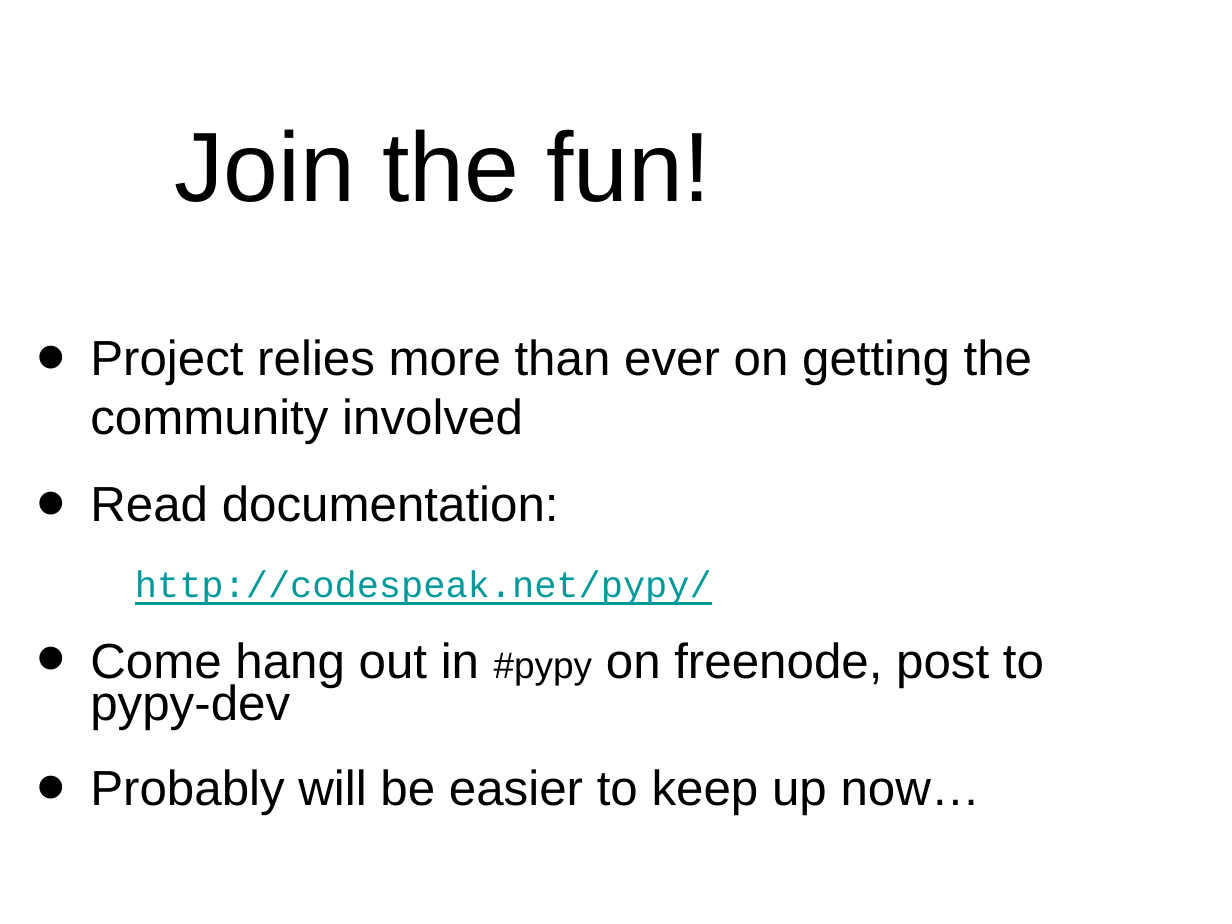
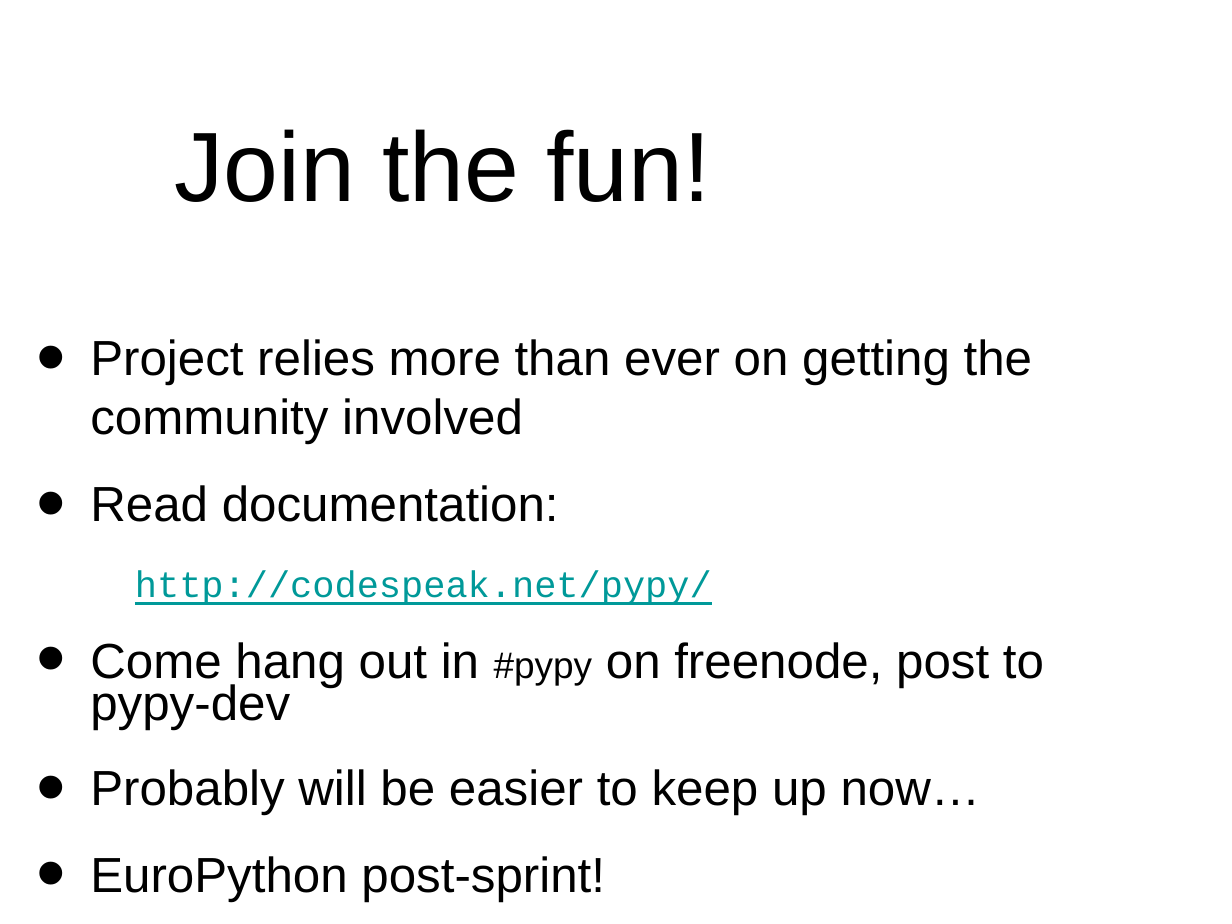
Before and after one commit to wdv4758h/pypy-extradoc, a slide deck: slide 40 of talk/pycon-uno2007/pycon07.odp (slide 34 before the commit). Drawn at 1232x924 pixels with LibreOffice and Linux fonts; fonts in the diff are those of the drawing; background and template pictures are left out. Boxes give left, top, right and bottom in pixels: in the first picture for what was removed or moved away, otherwise in the second. Text is boxed around its words. In the diff, an @@ line names an element or a change of style, - is before the commit and + after.

```diff
--- a/talk/pycon-uno2007/pycon07.odp
+++ b/talk/pycon-uno2007/pycon07.odp
@@ text at bbox=[90, 856, 605, 902]: paragraph added @@
+• EuroPython post-sprint!
```
Also in this commit, not shown: 1 other slide changed, 6 slides added, 1 other file.
